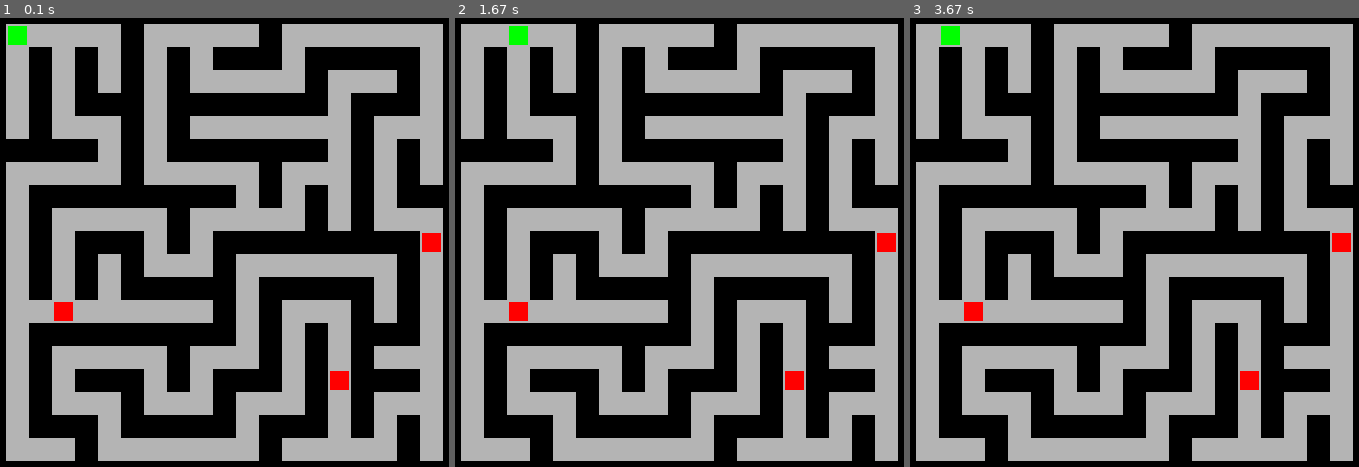
Above: before the commit, frames 1-3 (left to right).
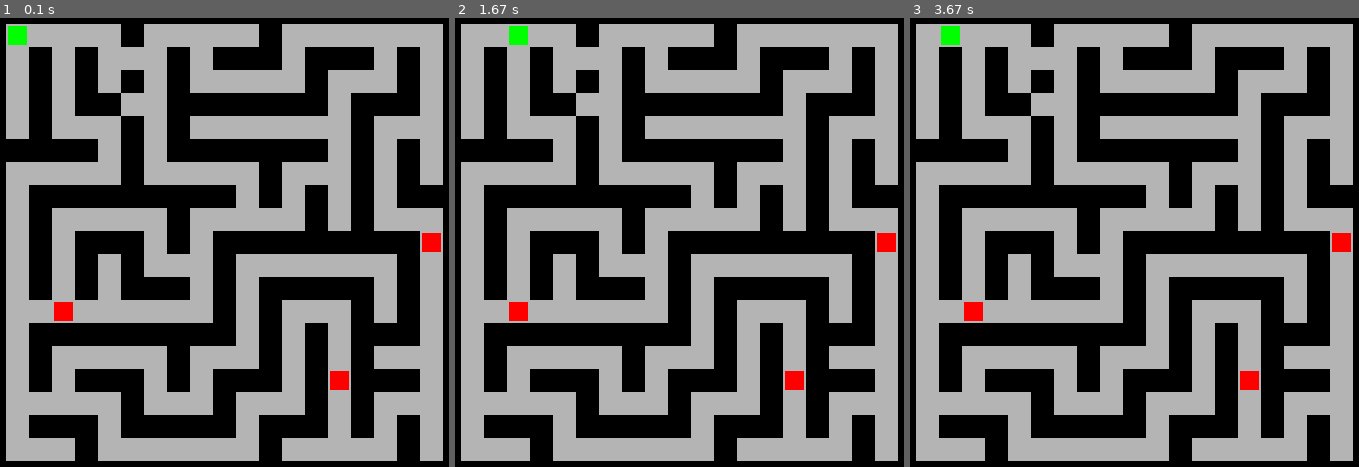
Above: after the commit, the same moments.

Repository: agentultra/Horton
Game: pygame game, started from horton/examples/labyrinth/main.py
Same seed, same stepped clock (60 frames per second), same inputs: the game is played once before the commit and once after it. The source is Python 2; it was converted automatically to run under Python 3.
Inputs:
- Up to frame 1 (0.1 s): no input
- Up to frame 2 (1.67 s): hold D 0.33-0.8 s; hold W 0.83-1.13 s; hold D 1.17-1.63 s
- Up to frame 3 (3.67 s): hold A 1.67-2.2 s; hold A 2.57-2.97 s; hold D from 3.4 s (still down)

The runs differ from the first frame. In frame 1, 1.3% of the frame differs, in the area x 6-89%, y 6-89%; in frame 2, 1.3%; in frame 3, 1.3%.

Commit message:
Remove a few random walls
Did a little refactoring here.  Want to make the level have some more
interesting paths so I'm trying to remove a few random walls.  Will
need something a little smarter... doesn't look too good when it takes
out corners.

Diff:
--- a/horton/examples/labyrinth/levels.py
+++ b/horton/examples/labyrinth/levels.py
@@ -8,7 +8,7 @@
 
 import entities
 
-from utils import average, distance
+from utils import average, distance, neighbours
 
 
 MAZE_ROWS, MAZE_COLS = (10, 10)
@@ -132,6 +132,25 @@
     return tile_maze
 
 
+def add_random_connections(level):
+    walls = [(x, y)
+             for x in range(1, level.width - 1)
+             for y in range(1, level.height - 1)
+             if level._is_valid_location(x, y)
+             and not level[x, y]['passable']]
+    for i in range(5):
+        try:
+            rand_wall = walls.pop(random.randint(0, len(walls)))
+        except IndexError as e:
+            continue
+        else:
+            print(rand_wall)
+            level[rand_wall]['passable'] = True
+            level[rand_wall]['draw'] = draw_floor_tile
+            level[rand_wall]['objects'] = []
+    return level
+
+
 def enemies_for_depth(depth):
     return [entities.Enemy()
             for _ in range(random.randint(depth + 1,
@@ -204,23 +223,15 @@
       - There is no object in a 1 tile radius of an enemy
     """
     p_pos = level.player.position
-    p_coords = [(x, y)
-                for x in range(p_pos[0] - 2, p_pos[0] + 3)
-                for y in range(p_pos[1] - 2, p_pos[1] + 3)
-                if level._is_valid_location(x, y)
-                and level[x, y]['passable']
-                and (x, y) != p_pos]
+    p_coords = filter(lambda c: level[c]['passable'],
+                      neighbours(level, p_pos, radius=5))
     if any([level[coord]['objects'] for coord in p_coords]):
         return False
 
     for enemy in level.enemies:
         e_pos = enemy.position
-        e_coords = [(x, y)
-                    for x in range(e_pos[0] - 1, e_pos[0] + 2)
-                    for y in range(e_pos[1] - 1, e_pos[1] + 2)
-                    if level._is_valid_location(x, y)
-                    and level[x, y]['passable']
-                    and (x, y) != e_pos]
+        e_coords = filter(lambda c: level[c]['passable'],
+                          neighbours(level, e_pos, 1))
         if any([level[coord]['objects'] for coord in e_coords]):
             return False
     return True
@@ -236,7 +247,7 @@
 
 def generate_level(depth):
     maze = generate_maze()
-    level = tile_maze(maze)
+    level = add_random_connections(tile_maze(maze))
     level.placement_finished = False
 
     while not level.placement_finished:
--- a/horton/examples/labyrinth/utils.py
+++ b/horton/examples/labyrinth/utils.py
@@ -1,6 +1,3 @@
-import math
-
-
 def distance(p1, p2):
     """
     Return the distance between two points on a 2D plane.
@@ -13,7 +10,7 @@
     a = p1[0] - p2[0]
     b = p1[1] - p2[1]
     c = a**2 + b**2
-    return math.sqrt(c)
+    return c
 
 
 def average(*args):
@@ -21,3 +18,14 @@
     Return the average from the list of args.
     """
     return sum(args) / len(args)
+
+
+def neighbours(level, p, radius=1):
+    """
+    Return all neighbour coordinates within a given radius.
+    """
+    return [(x, y)
+            for x in range(p[0] - radius, p[1] + (radius + 1))
+            for y in range(p[1] - radius, p[1] + (radius + 1))
+            if level._is_valid_location(x, y)
+            and (x, y) != p]
